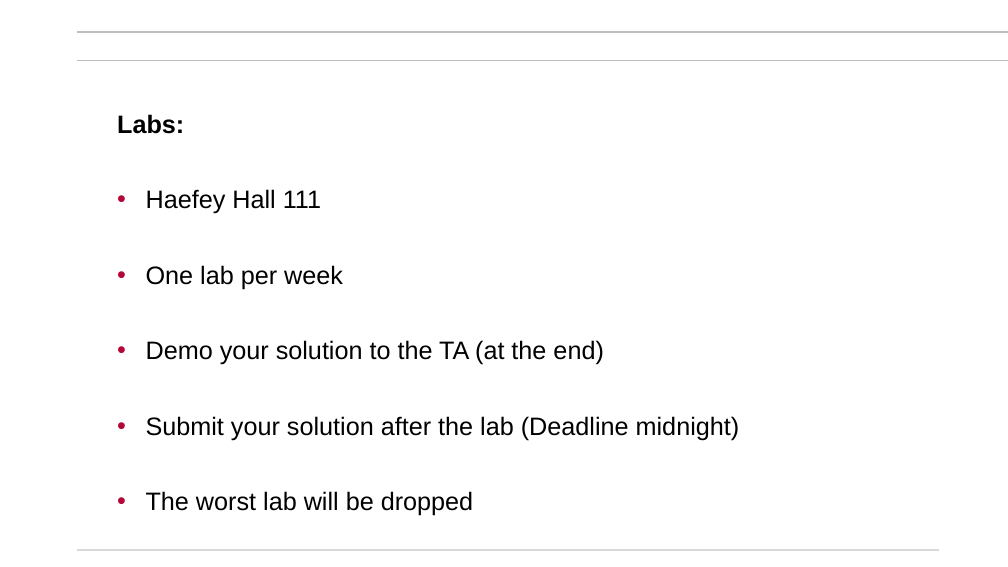
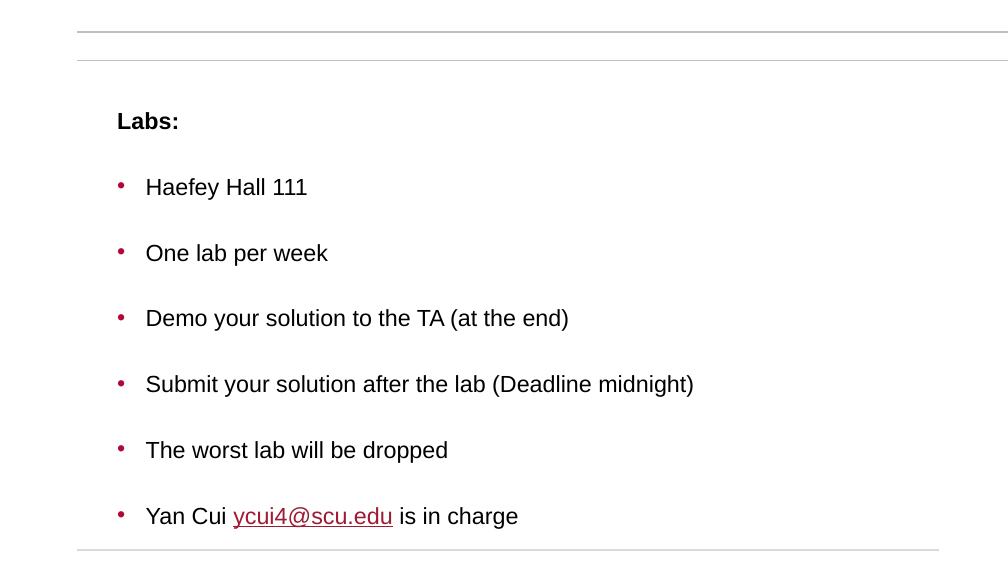
Before and after one commit to mikegrace2/CSEN20-Fall2026-Course-Website, a slide deck: slide 14 of Week01_IntroAndBinaryNumbers/Ch00_Basics_V4.pptx. Drawn at 1008x567 pixels with LibreOffice and Linux fonts; fonts in the diff are those of the drawing; background and template pictures are left out. Boxes give left, top, right and bottom in pixels: in the first picture for what was removed or moved away, otherwise in the second. Text is boxed around its words. In the diff, an @@ line names an element or a change of style, - is before the commit and + after.

```diff
--- a/Week01_IntroAndBinaryNumbers/Ch00_Basics_V4.pptx
+++ b/Week01_IntroAndBinaryNumbers/Ch00_Basics_V4.pptx
@@ subtitle at box(117, 112, 694, 463): size 24 to 22.2 pt in "Labs:", "Haefey Hall 111", "One lab per week", "Demo your solution to the TA (at ..." and 2 more places; line spacing 0.9 to 0.8 @@
@@ subtitle at box(146, 507, 518, 529): paragraph added @@
+• Yan Cui ycui4@scu.edu is in charge
```
Also in this commit, not shown: 3 other slides changed, 1 slide removed.
